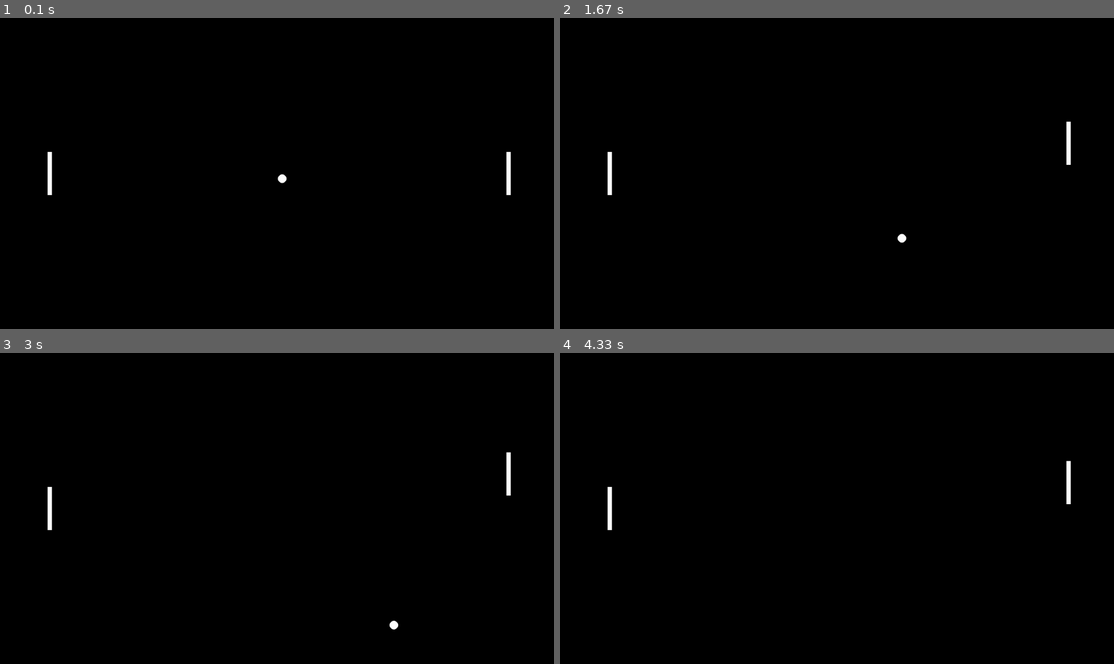
Above: before the commit, frames 1-4 (two rows, left to right).
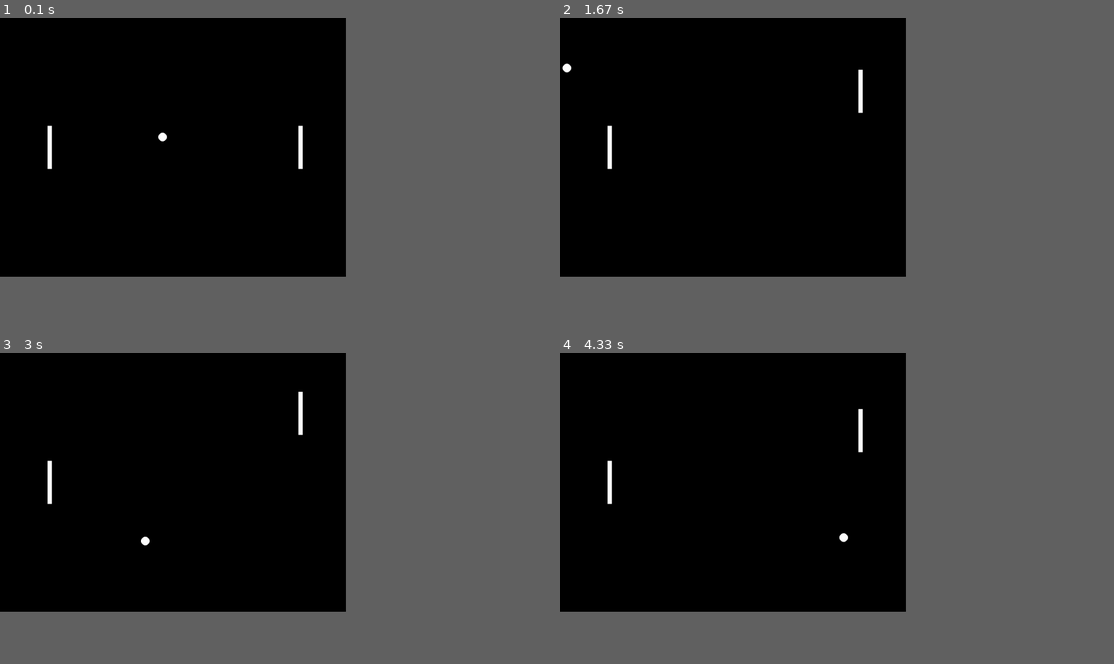
Above: after the commit, the same moments.

Repository: JanKurdila/pygame_voleyball
Game: pygame game, started from main.py
Two runs of this game, one before a commit and one after it. Both use one fixed random seed, a clock stepped at 60 frames per second and the inputs below.
Inputs:
- Up to frame 1 (0.1 s): no input
- Up to frame 2 (1.67 s): hold Up 0.33-0.8 s; hold Down 0.83-1.13 s; hold Up 1.17-1.53 s; hold Down from 1.57 s (still down)
- Up to frame 3 (3 s): release Down at 1.93 s; hold Up 1.97-2.27 s; hold Down 2.3-2.6 s; hold Up from 2.63 s (still down)
- Up to frame 4 (4.33 s): release Up at 3 s; hold Down 3.03-3.4 s; hold Up 3.43-3.73 s; hold Down 3.77-4.07 s; hold Up from 4.1 s (still down)
The window is 900x506 before the commit and 562x421 after it. Grey fills any space a smaller window leaves; there, only what the larger window draws over its background counts as a difference.

The runs differ from the first frame. In frame 1, 0.5% of the frame differs, in the area x 8-93%, y 34-58%; in frame 2, 0.5%; in frame 3, 0.5%; in frame 4, 0.4%.

Commit message:
6) Kontrola kolízie lopty so stenami a odrážanie lopty od stien

Diff:
--- a/Config/config.py
+++ b/Config/config.py
@@ -1,13 +1,12 @@
-import pygame
+import random
 
-ROZLISENIE = (1280, 720)
+ROZLISENIE = (800, 600)
+FARBA_POZADIA = (0, 0, 0)
+FARBA_LOPTY = (255, 255, 255)
+POLOMER_LOPTY = 10
+RYCHLOST_LOPTY = [random.choice([1, -1]), random.choice([1, -1])]
+STEP = 5
+FPS = 60
 
-FARBA_POZADAIA = pygame.Color(0, 0, 0)
-
-FPS = 15
-
-STEP = 10
-
-RYCHLOST_LOPTY = (2, 2)
-FARBA_LOPTY = pygame.Color(255, 255, 255)
-POLOMER_LOPTY = 10
+HRAC1_SCORE = 0
+HRAC2_SCORE = 0
--- a/main.py
+++ b/main.py
@@ -1,12 +1,15 @@
+# main.py
+
 import pygame
+import sys
+import random
 from Config import config
-import sys
 
 def move_player(player, keys):
     """Funkcia rieši pohyb hráča nahor alebo nadol"""
     if keys[pygame.K_UP]:
-       if player.top > 0:
-           player.top -= config.STEP
+        if player.top > 0:
+            player.top -= config.STEP
 
     if keys[pygame.K_DOWN]:
         if player.bottom < config.ROZLISENIE[1]:
@@ -23,7 +26,10 @@
     hrac1 = pygame.Rect(config.ROZLISENIE[0] - 110, config.ROZLISENIE[1] // 2 - 50, 10, 100)
     hrac2 = pygame.Rect(110, config.ROZLISENIE[1] // 2 - 50, 10, 100)
 
-    lopta = pygame.Rect(config.ROZLISENIE[0]/2 -10, config.ROZLISENIE[1]/2 -10, 20, 20)
+    lopta = pygame.Rect(config.ROZLISENIE[0] / 2 - 10, config.ROZLISENIE[1] / 2 - 10, 20, 20)
+
+    rychlost_lopty_x = random.choice([1, -1]) * 4
+    rychlost_lopty_y = random.choice([1, -1]) * 4
 
     while True:
         # Ak vypnem okno, musím vypnuť pygame
@@ -32,14 +38,20 @@
                 pygame.quit()  # Vypnutie pygamu
                 sys.exit()  # Vypnutie celého programu
 
-        lopta.x += config.RYCHLOST_LOPTY[0] * 3
-        lopta.y += config.RYCHLOST_LOPTY[1] * 3
+        # Kontrola kolízie lopty so stenami a odrazenie
+        if lopta.top <= 0 or lopta.bottom >= config.ROZLISENIE[1]:
+            rychlost_lopty_y *= -1
 
+        if lopta.left <= 0 or lopta.right >= config.ROZLISENIE[0]:
+            rychlost_lopty_x *= -1
+
+        lopta.x += rychlost_lopty_x
+        lopta.y += rychlost_lopty_y
 
         keys = pygame.key.get_pressed()
         move_player(hrac1, keys)
 
-        window.fill(config.FARBA_POZADAIA)  # Premazanie obrazovky
+        window.fill(config.FARBA_POZADIA)  # Premazanie obrazovky
 
         pygame.draw.rect(window, "white", hrac1)
         pygame.draw.rect(window, "white", hrac2)
